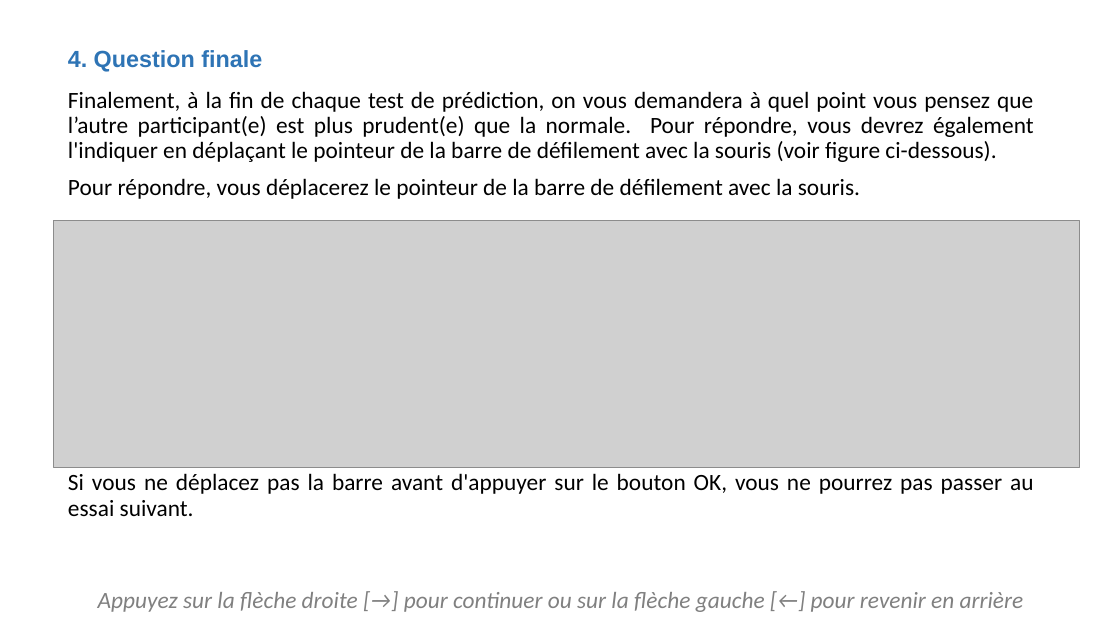
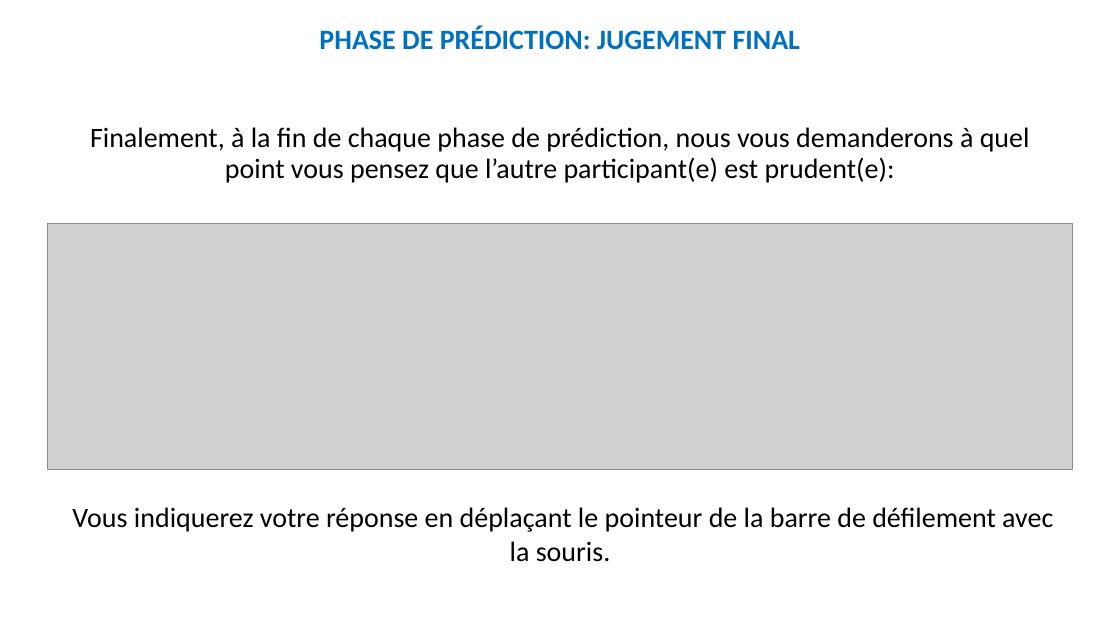
Before and after one commit to MBB-team/Online_Testing, a slide deck: slide 10 of src/DPD_task/stimuli/instructions/instructionsDPD.pptx (slide 8 before the commit). Drawn at 1120x630 pixels with LibreOffice and Linux fonts; fonts in the diff are those of the drawing; grey boxes stand for pictures. Boxes give left, top, right and bottom in pixels: in the first picture for what was removed or moved away, otherwise in the second. Text is boxed around its words. In the diff, an @@ line names an element or a change of style, - is before the commit and + after.

Commit message:
modif instructions test DPD
+ a few other modifs on the other tests

```diff
--- a/src/DPD_task/stimuli/instructions/instructionsDPD.pptx
+++ b/src/DPD_task/stimuli/instructions/instructionsDPD.pptx
@@ text added at [319, 26, 800, 50], 24 pt, text #0070C0, bold @@
+PHASE DE PRÉDICTION: JUGEMENT FINAL
@@ text removed at [68, 50, 262, 72] @@
-4. Question finale
@@ text at [90, 127, 1030, 183]: text changed; size 20 to 24 pt @@
-Finalement, à la fin de chaque test de prédiction, on vous demandera à quel point vous pensez que l’autre participant(e) est plus prudent(e) que la normale. Pour répondre, vous devrez également l'indiquer en déplaçant le pointeur de la barre de défilement avec la souris (voir figure ci-dessous).
-Pour répondre, vous déplacerez le pointeur de la barre de défilement avec la souris.
-Si vous ne déplacez pas la barre avant d'appuyer sur le bouton OK, vous ne pourrez pas passer au essai suivant.
+Finalement, à la fin de chaque phase de prédiction, nous vous demanderons à quel point vous pensez que l’autre participant(e) est prudent(e):
@@ picture: place and size @@
-picture at [53, 221, 1079, 467]
+picture at [47, 223, 1073, 470]
@@ text added at [72, 507, 1053, 562], 24 pt, text #000000 @@
+Vous indiquerez votre réponse en déplaçant le pointeur de la barre de défilement avec la souris.
@@ text removed at [98, 592, 1024, 612] @@
-Appuyez sur la flèche droite [→] pour continuer ou sur la flèche gauche [←] pour revenir en arrière
```
Also in this commit, not shown: 14 other slides changed, 8 slides added, 3 slides removed, 2 other files.
